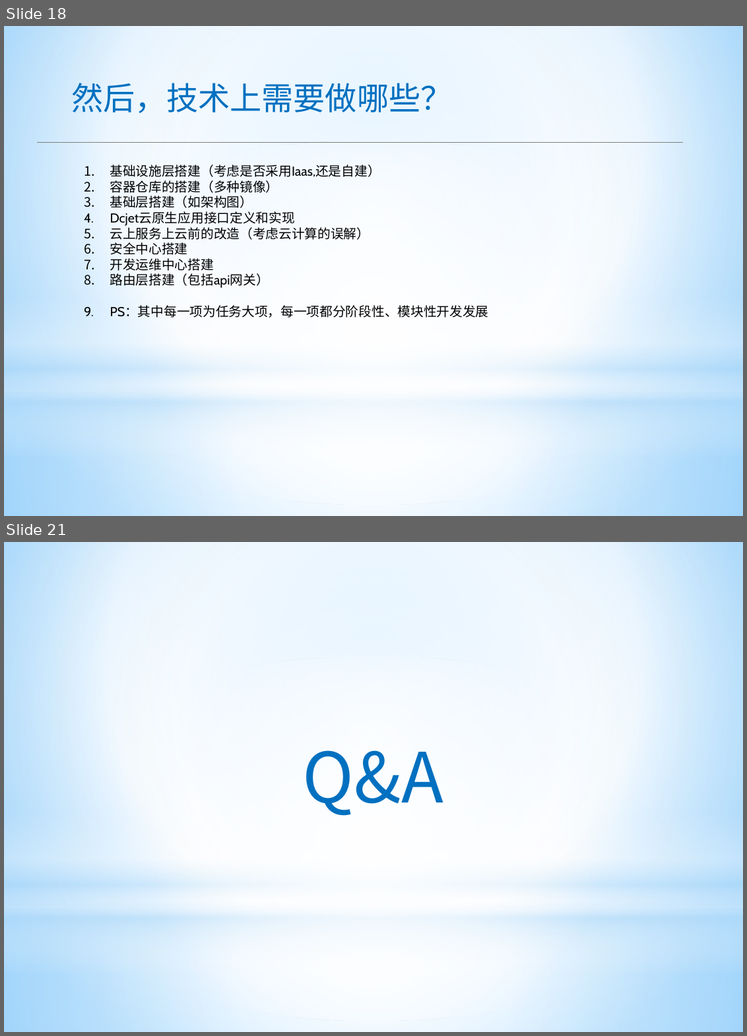
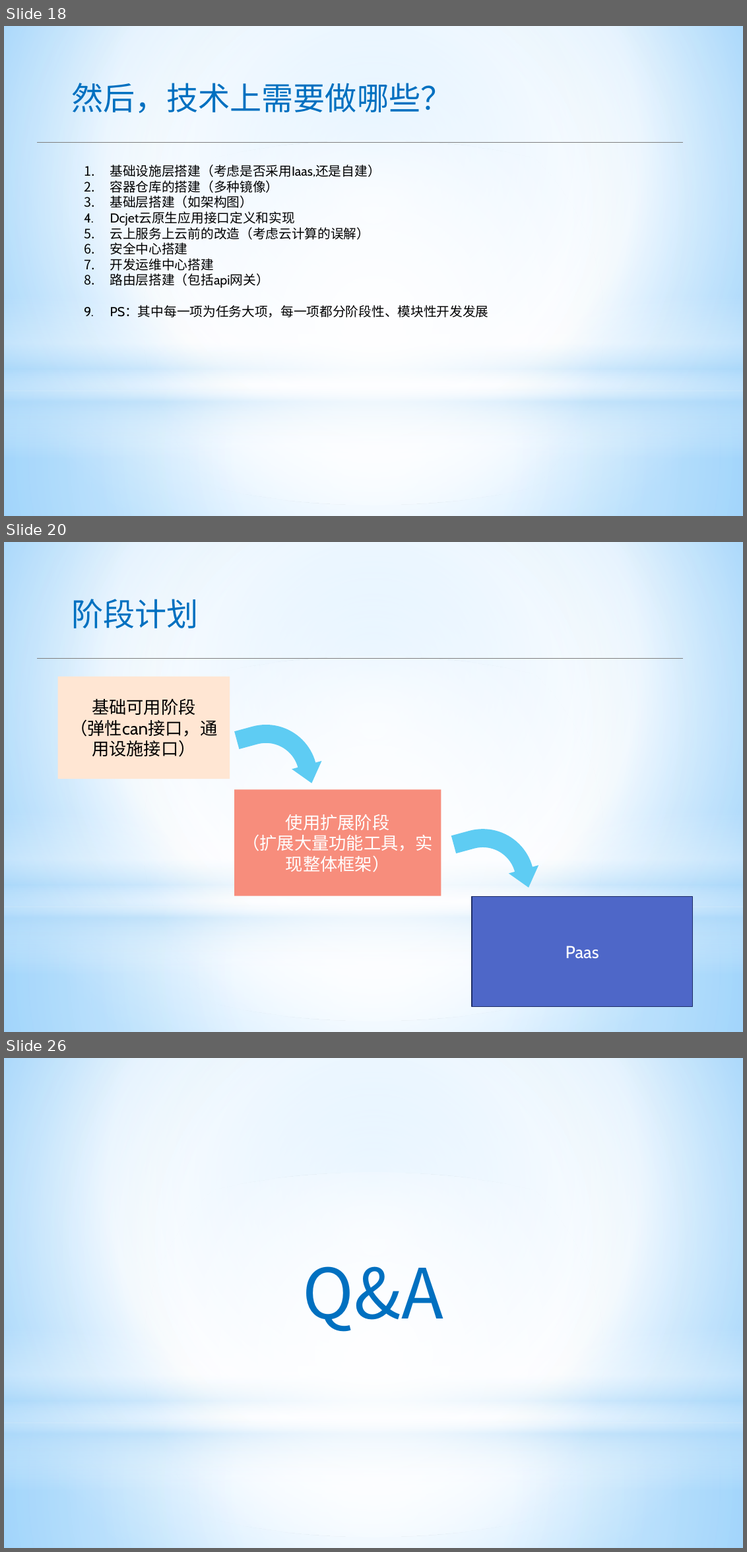
Before and after one commit to apporoad/DesignAndScheme2017, a slide deck: c云服务架构/Saas&Paas架构设计.pptx. Shown one above the other, each under a label of ours: slides 18 and 21 before the commit, slides 18, 20 and 26 after it; the slides between them are not shown. The pictures are 747x1036 and 747x1552 pixels, drawn with LibreOffice and Linux fonts; fonts in the diff are those of the drawing; background and template pictures are left out. Boxes give left, top, right and bottom in pixels: in the first picture for what was removed or moved away, otherwise in the second. Text is boxed around its words. In the diff, an @@ line names an element or a change of style, - is before the commit and + after.

```diff
--- a/c云服务架构/Saas&Paas架构设计.pptx
+++ b/c云服务架构/Saas&Paas架构设计.pptx
@@ slide 20 added at (4,542,743,1032), background gradient #9ED5FF to #FFFFFF to #5BB9FF; not listed: 4 template elements that a slide beside it also shows @@
@@ text added at (71,599,198,628), 44 pt, text #0070C0 @@
+阶段计划
@@ line added from (37, 658) to (683, 658), #808080 0.75 pt @@
@@ rectangle added at (58,677,230,779), fill #FFE6D3, 24 pt, text #000000 @@
+基础可用阶段
+（弹性can接口，通用设施接口）
@@ bent arrow added at (235,712,327,799), fill #5ECCF3 @@
@@ rectangle added at (234,790,441,896), fill #F78D7C, 24 pt, text #FFFFFF @@
+使用扩展阶段
+（扩展大量功能工具，实现整体框架）
@@ bent arrow added at (451,816,544,904), fill #5ECCF3 @@
@@ rectangle added at (472,896,693,1007), fill #4E67C8, outline #1F2E69 1.25 pt, 24 pt, text #FFFFFF @@
+Paas
@@ what was slide 21 is now slide 26 @@
```
Also in this commit, not shown: 2 slides changed, 5 other slides added, 1 slide removed.
